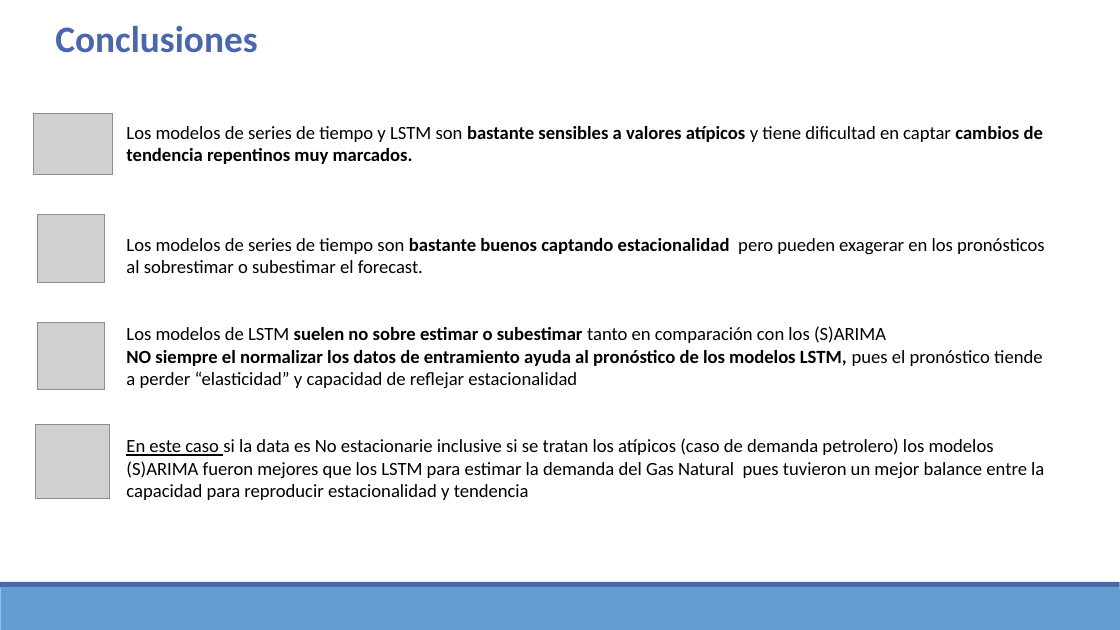
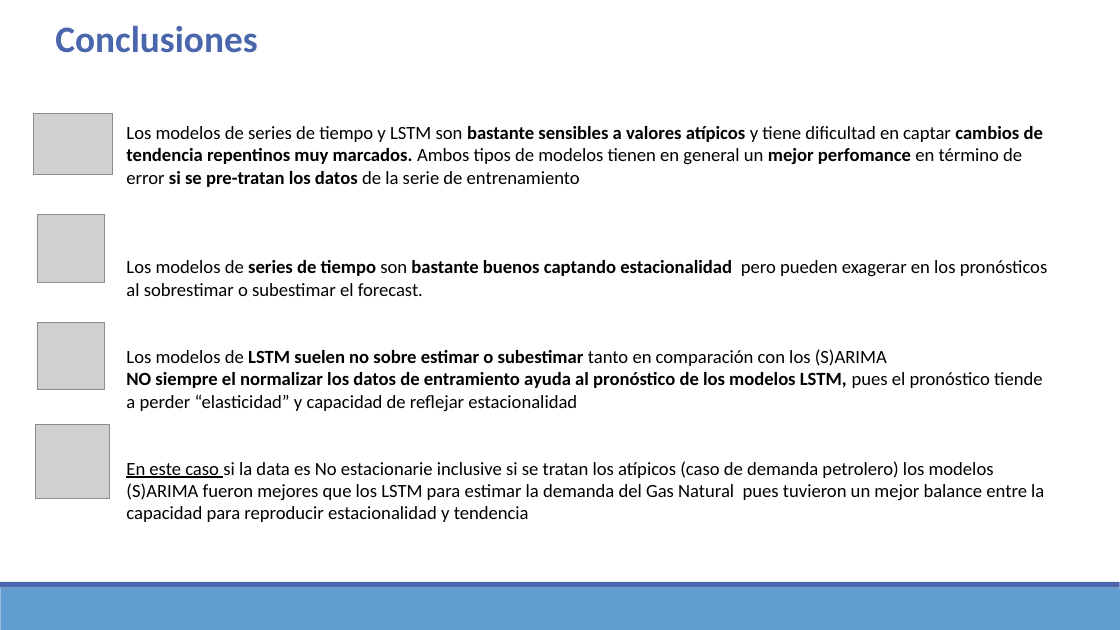
Before and after one commit to Sergio-Ibarra-1795/Diplomado_UNAM_DC_Full_gitHub, a slide deck: slide 17 of Diplomado_DS_Proyecto_Final/Proyecto_final_Diplomado_DS_UNAM_v2.pptx. Drawn at 1120x630 pixels with LibreOffice and Linux fonts; fonts in the diff are those of the drawing; grey boxes stand for pictures. Boxes give left, top, right and bottom in pixels: in the first picture for what was removed or moved away, otherwise in the second. Text is boxed around its words. In the diff, an @@ line names an element or a change of style, - is before the commit and + after.

```diff
--- a/Diplomado_DS_Proyecto_Final/Proyecto_final_Diplomado_DS_UNAM_v2.pptx
+++ b/Diplomado_DS_Proyecto_Final/Proyecto_final_Diplomado_DS_UNAM_v2.pptx
@@ text at <box>126,126,1043,187</box>: text changed; bold off @@
-Los modelos de series de tiempo y LSTM son bastante sensibles a valores atípicos y tiene dificultad en captar cambios de tendencia repentinos muy marcados.
+Los modelos de series de tiempo y LSTM son bastante sensibles a valores atípicos y tiene dificultad en captar cambios de tendencia repentinos muy marcados. Ambos tipos de modelos tienen en general un mejor perfomance en término de error si se pre-tratan los datos de la serie de entrenamiento
@@ text at <box>126,260,1048,366</box>: bold on in "series de tiempo", "LSTM" @@
```
Also in this commit, not shown: 7 other slides changed, 2 slides added, 2 other files.
